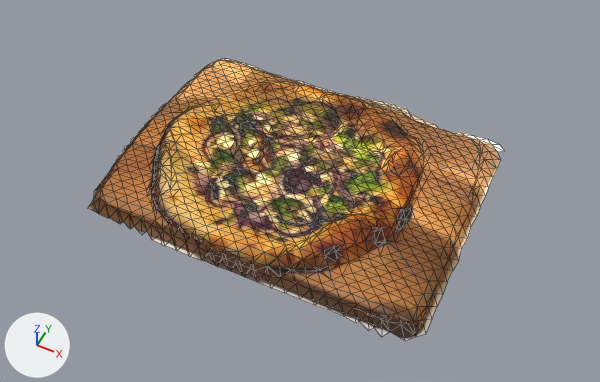
The glTF model public/models/flatbread.glb as it was, and as the next commit left it.
The view is the same before and after, from a 50 mm lens placed at (0.241, -0.48, 0.579), pointed at (0.013, -0.024, 0.009). Arrows for +X, +Y and +Z are at lower left; the lights stay in place. The picture after the commit comes second. Mesh edges are drawn as thin lines. Where no turn or scale is listed for an object, it has been applied to the vertices. Vertices at exactly the same position are counted once.
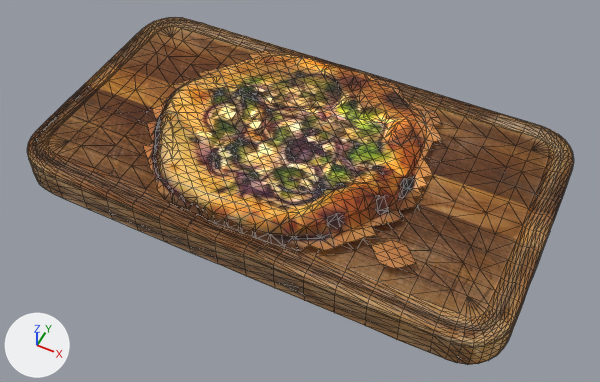
ob_kanal_flatbread is not drawn itself; it is the parent of ob_dish.
ob_dish is not drawn itself; it is the parent of ob_object_2.

Location of each change, (x1, y1, x2, y2) in pixels of the pictures (600 x 382 px):
```json
{"object": "Object_2", "change": "reshaped, moved, rescaled", "before": [88, 59, 504, 341], "after": [144, 50, 443, 269], "on screen": "28% narrower, 22% shorter"}
{"object": "wooden_cutting_board", "change": "added", "after": [27, 17, 574, 365], "on screen": "brown"}
{"part": 1, "of": "me_object_0", "change": "deleted", "before": [88, 59, 504, 341], "on screen": "brown"}
```

The change, as JSON lines over the scene's bpy script:
```json
{"op": "add", "block": "img_wooden_cutting_board_nor_gl", "code": ["img_wooden_cutting_board_nor_gl = load_image('wooden_cutting_board_nor_gl', '_unpacked/wooden_cutting_board_nor_gl', 1024, 1024, 'Non-Color')"]}
{"op": "add", "block": "img_wooden_cutting_board_rough", "code": ["img_wooden_cutting_board_rough = load_image('wooden_cutting_board_rough', '_unpacked/wooden_cutting_board_rough', 1024, 1024, 'Non-Color')"]}
{"op": "add", "block": "img_wooden_cutting_board_diff", "code": ["img_wooden_cutting_board_diff = load_image('wooden_cutting_board_diff', '_unpacked/wooden_cutting_board_diff', 1024, 1024, 'sRGB')"]}
{"op": "add", "block": "mat_wooden_cutting_board", "code": ["mat_wooden_cutting_board = bpy.data.materials.new('wooden_cutting_board')", "# uses the picture img_wooden_cutting_board_diff", "# uses the picture img_wooden_cutting_board_nor_gl", "# uses the picture img_wooden_cutting_board_rough"]}
{"block": "me_object_0", "where": "# used by ob_object_2; parent = ob_dish; location = (0.0, 0.0, 0.0); rotation_euler = (-1.571, 0.0, 0.0), in degrees (-90, 0, 0)"}
{"op": "remove", "block": "me_object_0", "code": "me_object_0.from_pydata(...)  # 1351 vertices, 2570 faces; spans x -0.2..0.197, y -0.025..0.018, z -0.137..0.163"}
{"op": "add", "block": "me_object_0", "code": "me_object_0.from_pydata(...)  # 861 vertices, 1610 faces; spans x -0.172..0.173, y -0.025..0.007, z -0.131..0.139"}
{"block": "me_object_0", "change": "me_object_0 part 1: 490 vertices removed from x -0.2..0.197, y 0.0..0.018, z -0.137..0.163"}
{"op": "add", "block": "me_cube_002", "code": ["me_cube_002 = bpy.data.meshes.new('Cube.002')", "me_cube_002.from_pydata(...)  # 1762 vertices, 3520 faces; spans x -0.231..0.233, y -0.127..0.127, z 0.0..0.043", "me_cube_002.materials.append(mat_wooden_cutting_board)"]}
{"op": "set", "path": "ob_kanal_flatbread.location", "old": "(0.00128, -0.0111, 0.0154)", "new": "(-0.00042, -0.00336, 0.0464)"}
{"op": "set", "path": "ob_dish.scale", "old": "(0.856, 0.856, 0.856)", "new": "(0.841, 0.841, 0.841)"}
{"op": "add", "block": "ob_wooden_cutting_board", "code": ["ob_wooden_cutting_board = bpy.data.objects.new('wooden_cutting_board', me_cube_002)", "ob_wooden_cutting_board.location = (-0.0007, 0.0, -0.0001)"]}
```
